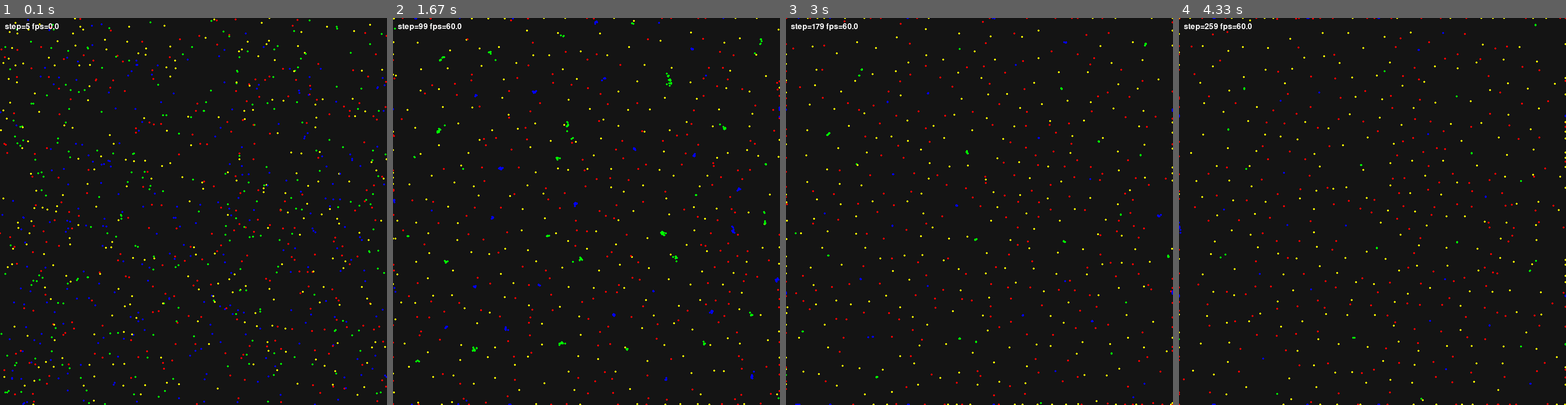
Above: before the commit, frames 1-4 (left to right).
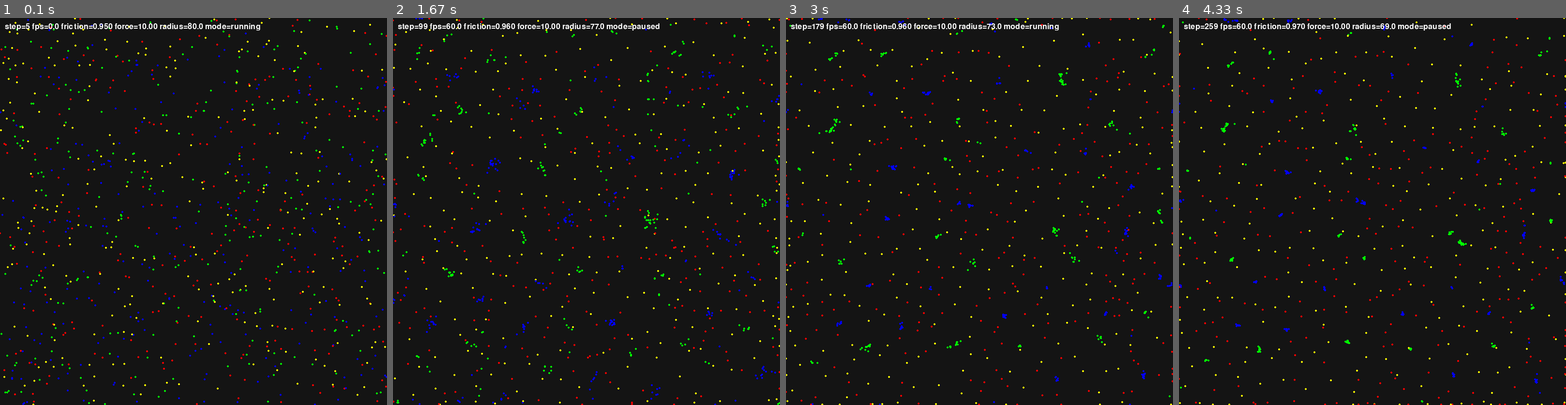
Above: after the commit, the same moments.

Repository: 41yannik/Data-Science-Projekt-Particles
Game: pygame game, started from particle_life/viewer.py
The game is run twice, just before and just after one commit, with the same random seed, the same clock (stepped at 60 frames per second) and the same inputs.
Inputs:
- Up to frame 1 (0.1 s): no input
- Up to frame 2 (1.67 s): tap Z at 0.33, 1.07, 1.37, 1.57 s; tap Space at 0.67 s; hold T 1-1.47 s; tap F at 1.15 s
- Up to frame 3 (3 s): tap Z at 1.87, 2.07, 2.4, 2.7 s; tap Space at 2.15 s; tap F at 2.48 s; tap G at 2.83 s
- Up to frame 4 (4.33 s): tap Z at 3.23, 3.53, 3.8, 4.13 s; tap Space at 3.32 s; tap F at 3.88 s

The runs differ from the first frame. In frame 1, 0.4% of the frame differs, in the area x 15-68%, y 1-4%; in frame 2, 3.4%, in the area x 0-100%, y 0-100%; in frame 3, 2.9%; in frame 4, 2.7%.

Commit message:
Add runtime parameter controls in viewer (#21)

Diff:
--- a/particle_life/viewer.py
+++ b/particle_life/viewer.py
@@ -22,6 +22,7 @@
 
     sim = ParticleSystem()
     running = True
+    paused = False
     step = 0
 
     while running:
@@ -31,8 +32,23 @@
             elif event.type == pygame.KEYDOWN:
                 if event.key == pygame.K_ESCAPE:
                     running = False
+                elif event.key == pygame.K_SPACE:
+                    paused = not paused
+                elif event.key == pygame.K_f:
+                    sim.friction = float(min(max(sim.friction + 0.01, 0.0), 1.0))
+                elif event.key == pygame.K_g:
+                    sim.friction = float(min(max(sim.friction - 0.01, 0.0), 1.0))
+                elif event.key == pygame.K_r:
+                    config.FORCE_FACTOR = float(max(config.FORCE_FACTOR * 1.1, 0.0))
+                elif event.key == pygame.K_e:
+                    config.FORCE_FACTOR = float(max(config.FORCE_FACTOR * 0.9, 0.0))
+                elif event.key == pygame.K_t:
+                    config.MAX_RADIUS = float(max(config.MAX_RADIUS + 1.0, 0.0))
+                elif event.key == pygame.K_z:
+                    config.MAX_RADIUS = float(max(config.MAX_RADIUS - 1.0, 0.0))
 
-        sim.update(config.DT)
+        if not paused:
+            sim.update(config.DT)
         positions = sim.get_positions()
         types = sim.get_types()
 
@@ -48,7 +64,14 @@
             pygame.draw.circle(screen, color, (x, y), radius)
 
         fps = clock.get_fps()
-        info = f"step={step} fps={fps:.1f}"
+        mode_text = "paused" if paused else "running"
+        info = (
+            f"step={step} fps={fps:.1f} "
+            f"friction={sim.friction:.3f} "
+            f"force={config.FORCE_FACTOR:.2f} "
+            f"radius={config.MAX_RADIUS:.1f} "
+            f"mode={mode_text}"
+        )
         text_surface = font.render(info, True, (255, 255, 255))
         screen.blit(text_surface, (10, 10))
 
